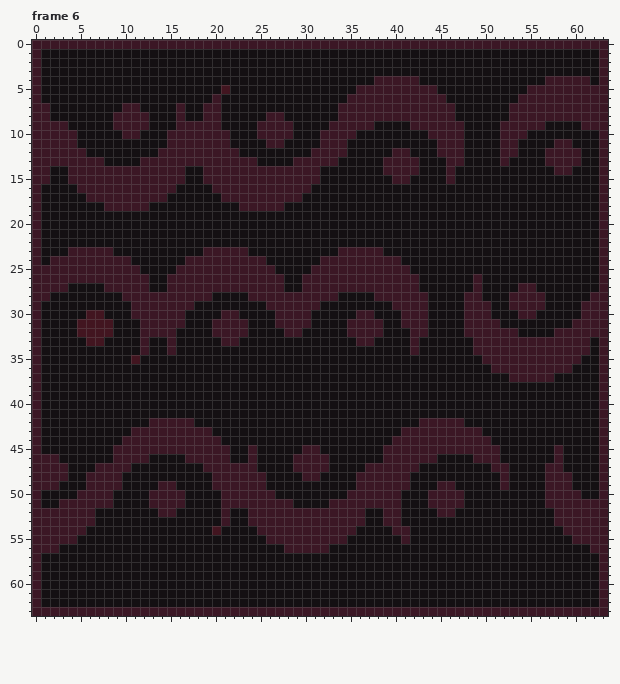
Two versions of one pixel-art file, Ase/tiles.aseprite. This is how it looked before the edit.
64x64 pixels, 7 frames. Shown: frame 6. The commit also changed other frames, which this record leaves out.
After the commit:
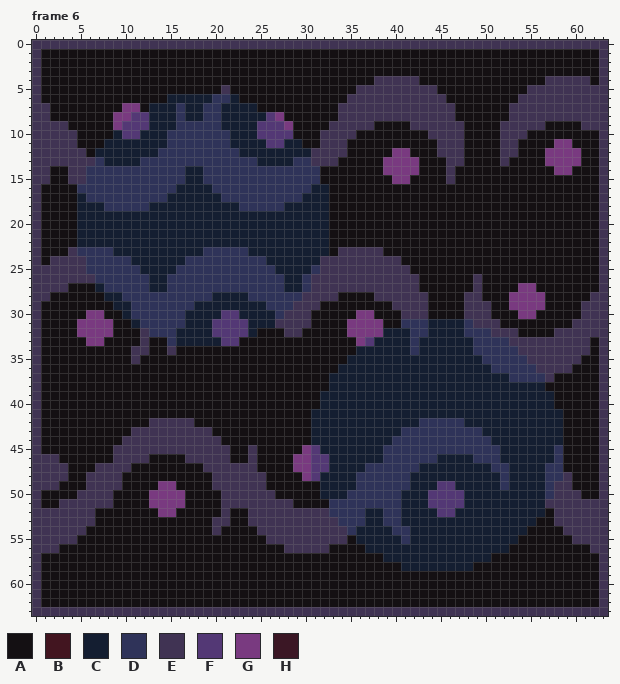
Palette (. is transparent): A #141013  B #421520  C #141e31  D #2f3359  E #403353  F #533875  G #793a80  H #3b1725
The edit:
layer "Layer 2" opacity 100% -> 38%
Changed rows in their new state; - is an unchanged pixel.
Frame 6, layers "Layer 2", "Layer 1":
first column x 0:
 0 EEEEEEEEEEEEEEEEEEEEEEEEEEEEEEEEEEEEEEEEEEEEEEEEEEEEEEEEEEEEEEEE
 1 E--------------------------------------------------------------E
 2 E--------------------------------------------------------------E
 3 E--------------------------------------------------------------E
 4 E-------------------------------------EEEEE--------------EEEEE-E
 5 E--------------------E--------------EEEEEEEEE----------EEEEEEEEE
 6 E--------------CCCCCDDC------------EEEEEEEEEEE--------EEEEEEEEEE
 7 EE--------GG-CCCDCCDDCCCC---------EEEEEEEEEEEEE------EEEEEEEEEEE
 8 EE-------GGFFCCCDCCDDCCCCCFG------EEEEEEEEEEEEE------EEEEEEEEEEE
 9 EEEE-----GFFFCCCDDDDDCCCCFFFG----EEEEE----EEEEEE----EEEEE----EEE
10 EEEEE----CFFCCCDDDDDDDCCCFFFF---EEEE--------EEEE----EEE--------E
11 EEEEE---CCCCCCCDDDDDDDCCCCFFCC--EEE----------EEE----EE----GG---E
12 EEEEEE-CCCCCCCDDDDDDDDDCCCCCCCCEEEE-----GG---EEE----EE---GGGG--E
13 EEEEEEEDCCCCDDDDDDDDDDDDDCCCCDDEEE-----GGGG---EE----E----GGGG--E
14 EE--EEDDDDDDDDDDDCCDDDDDDDDDDDDD-------GGGG---E-----------GG---E
15 EE--EEDDDDDDDDDDDCCDDDDDDDDDDDDD--------GG----E----------------E
16 E----DDDDDDDDDDDCCCCDDDDDDDDDDDCC------------------------------E
17 E----CDDDDDDDDDCCCCCCDDDDDDDDDCCC------------------------------E
18 E----CCCDDDDDCCCCCCCCCCDDDDDCCCCC------------------------------E
19 E----CCCCCCCCCCCCCCCCCCCCCCCCCCCC------------------------------E
20 E----CCCCCCCCCCCCCCCCCCCCCCCCCCCC------------------------------E
21 E----CCCCCCCCCCCCCCCCCCCCCCCCCCCC------------------------------E
22 E----CCCCCCCCCCCCCCCCCCCCCCCCCCCC------------------------------E
23 E---EDDDDCCCCCCCCCCDDDDDCCCCCCCCC-EEEEE------------------------E
24 E-EEEEDDDDDCCCCCCDDDDDDDDDCCCCCCEEEEEEEEE----------------------E
25 EEEEEEDDDDDDCCCCDDDDDDDDDDDCCCCDEEEEEEEEEE---------------------E
26 EEEEEEEDDDDDDCCDDDDDDDDDDDDDCCDEEEEEEEEEEEE------E-------------E
27 EEEE---CDDDDDCCDDDDDDDDDDDDDCCDEEEEEEEEEEEE------E----GG-------E
28 EE------CCDDDDDDDDDDCCCCDDDDDDEEEE----EEEEEE----EE---GGGG-----EE
29 E--------CCDDDDDDDCCCCCCCCDDDEEE--------EEEE----EEE--GGGG----EEE
30 E-----GG--CDDDDDDCCCCFFCCCCDEEE-----GG---EEE----EEE---GG-----EEE
31 E----GGGG--CDDDDDCCCFFFFCCCEEEE----GGGG--DDDCCCCDEEE--------EEEE
32 E----GGGG---EDDDCCCCFFFFC---EE-----GGGGCCCDDCCCCDDDEEE----EEEEEE
33 E-----GG----E--DCCCCCFF-------------GFCCCCDCCCCCCDDDDEEEEEEEEE-E
34 E----------EE--E--------------------CCCCCCDCCCCCCDDDDDEEEEEEEE-E
35 E----------E-----------------------CCCCCCCCCCCCCCCDDDDDEEEEEE--E
36 E---------------------------------CCCCCCCCCCCCCCCCCDDDDDEEEE---E
37 E--------------------------------CCCCCCCCCCCCCCCCCCCCDDDDE-----E
38 E--------------------------------CCCCCCCCCCCCCCCCCCCCCCCC------E
39 E-------------------------------CCCCCCCCCCCCCCCCCCCCCCCCCC-----E
40 E-------------------------------CCCCCCCCCCCCCCCCCCCCCCCCCC-----E
41 E------------------------------CCCCCCCCCCCCCCCCCCCCCCCCCCCC----E
42 E------------EEEEE-------------CCCCCCCCCCCCDDDDDCCCCCCCCCCC----E
43 E----------EEEEEEEEE-----------CCCCCCCCCCDDDDDDDDDCCCCCCCCC----E
44 E---------EEEEEEEEEEE----------CCCCCCCCCDDDDDDDDDDDCCCCCCCC----E
45 E--------EEEEEEEEEEEEE--E-----GFCCCCCCCDDDDDDDDDDDDDCCCCCCD----E
46 EEE------EEEE----EEEEE--E----GGFFCCCCCCDDDDDDCCCCDDDCCCCCCD----E
47 EEEE---EEEE--------EEEEEE----GGFFCCCCDDDDDDCCCCCCCCDDCCCCDD----E
48 EEEE--EEEE----------EEEEEE----GFCCCCDDDDDDCCCCCCCCCCDCCCCDDE---E
49 EEE---EEEE----GG----EEEEEE------CCCCDDDDDDCCCFFCCCCCDCCCCDEE---E
50 E----EEEE----GGGG----EEEEEE-----CCCDDDDDDCCCFFFFCCCCCCCCCDEEE--E
51 E--EEEEEE----GGGG----EEEEEEEE----DDDDDDDDCCCFFFFCCCCCCCCCEEEEEEE
52 EEEEEEE-------GG-----E--EEEEEEEEEDDDDCCDDCCCCFFCCCCCCCCCC-EEEEEE
53 EEEEEEE-------------EE--EEEEEEEEEEDDDCCDDCCCCCCCCCCCCCCC--EEEEEE
54 EEEEEE--------------E----EEEEEEEEEEDCCCCDDCCCCCCCCCCCCC----EEEEE
55 EEEEE---------------------EEEEEEEEE-CCCCCDCCCCCCCCCCCC------EEEE
56 EEE-------------------------EEEEE----CCCCCCCCCCCCCCCC---------EE
57 E--------------------------------------CCCCCCCCCCCC------------E
58 E----------------------------------------CCCCCCCC--------------E
59 E--------------------------------------------------------------E
60 E--------------------------------------------------------------E
61 E--------------------------------------------------------------E
62 E--------------------------------------------------------------E
63 EEEEEEEEEEEEEEEEEEEEEEEEEEEEEEEEEEEEEEEEEEEEEEEEEEEEEEEEEEEEEEEE
Changed places in both pictures, as pixel boxes (x1, y1, x2, y2):
changed: (32, 40, 608, 616)
